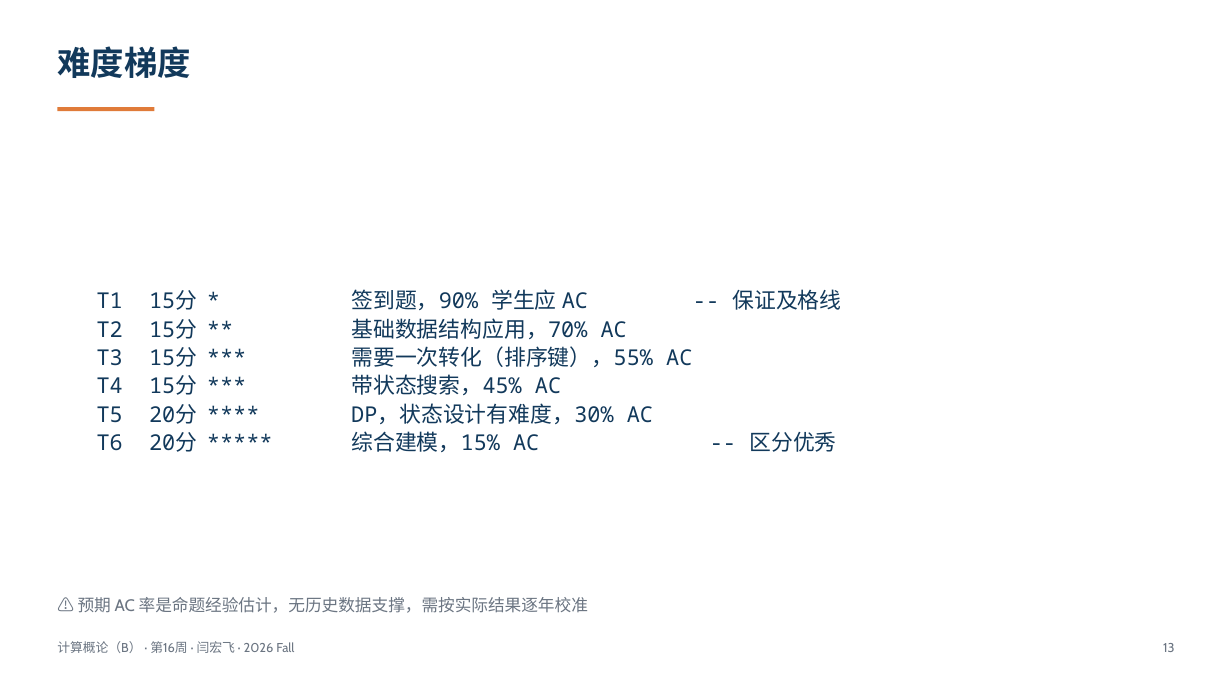
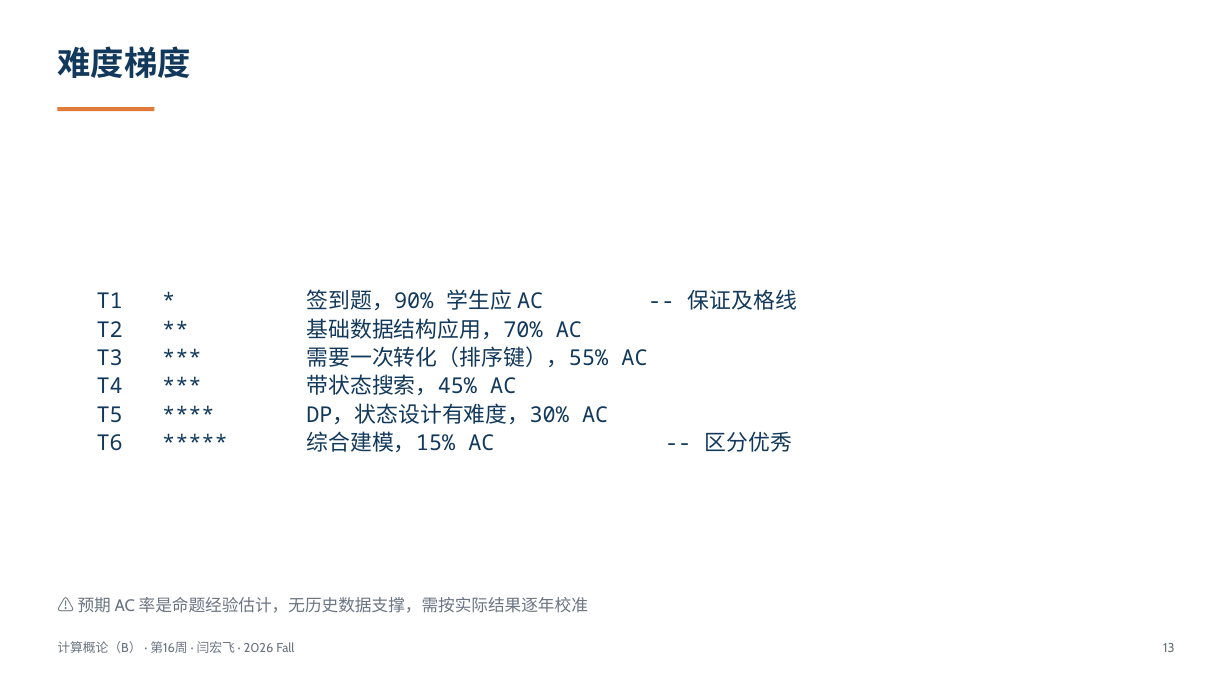
Before and after one commit to GMyhf/2026fall-cs101, a slide deck: slide 13 of courseware/202612_ADS_W16_Review_Final_Machine_Exam.pptx. Drawn at 1232x693 pixels with LibreOffice and Linux fonts; fonts in the diff are those of the drawing. Boxes give left, top, right and bottom in pixels: in the first picture for what was removed or moved away, otherwise in the second. Text is boxed around its words. In the diff, an @@ line names an element or a change of style, - is before the commit and + after.

```diff
--- a/courseware/202612_ADS_W16_Review_Final_Machine_Exam.pptx
+++ b/courseware/202612_ADS_W16_Review_Final_Machine_Exam.pptx
@@ text at (97, 289, 797, 452): text changed @@
-T1 15分 * 签到题，90% 学生应 AC -- 保证及格线
-T2 15分 ** 基础数据结构应用，70% AC
-T3 15分 *** 需要一次转化（排序键），55% AC
-T4 15分 *** 带状态搜索，45% AC
-T5 20分 **** DP，状态设计有难度，30% AC
-T6 20分 ***** 综合建模，15% AC -- 区分优秀
+T1 * 签到题，90% 学生应 AC -- 保证及格线
+T2 ** 基础数据结构应用，70% AC
+T3 *** 需要一次转化（排序键），55% AC
+T4 *** 带状态搜索，45% AC
+T5 **** DP，状态设计有难度，30% AC
+T6 ***** 综合建模，15% AC -- 区分优秀
```
Also in this commit, not shown: 9 other files.
